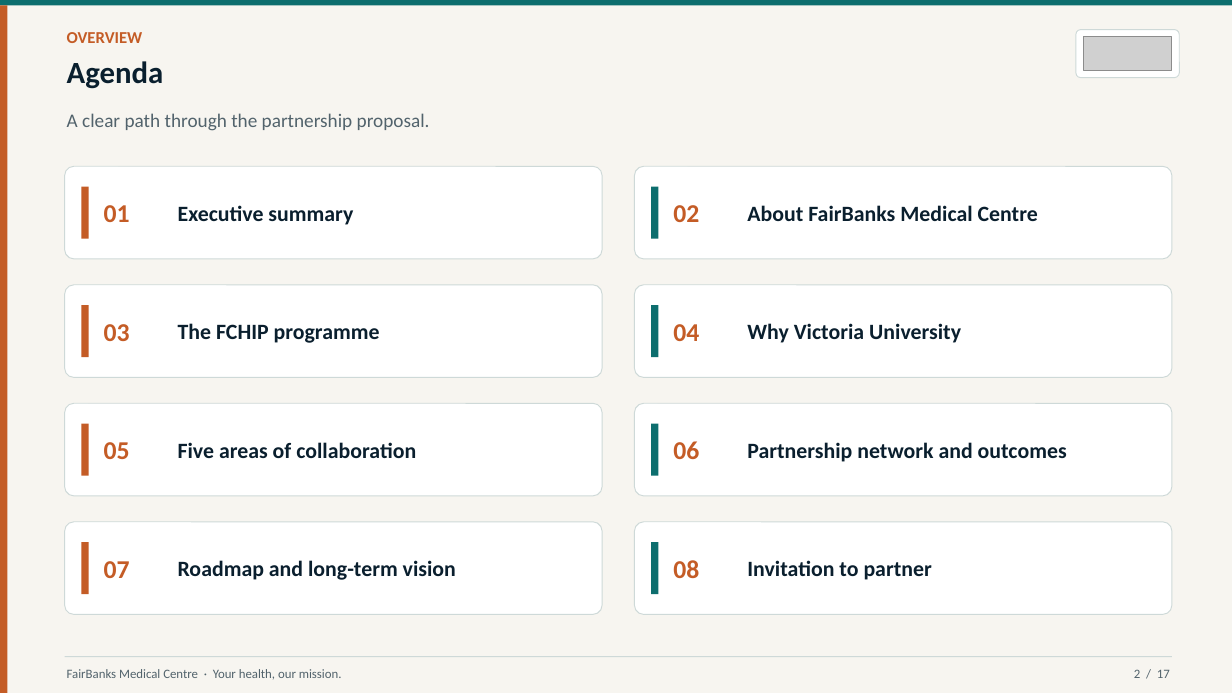
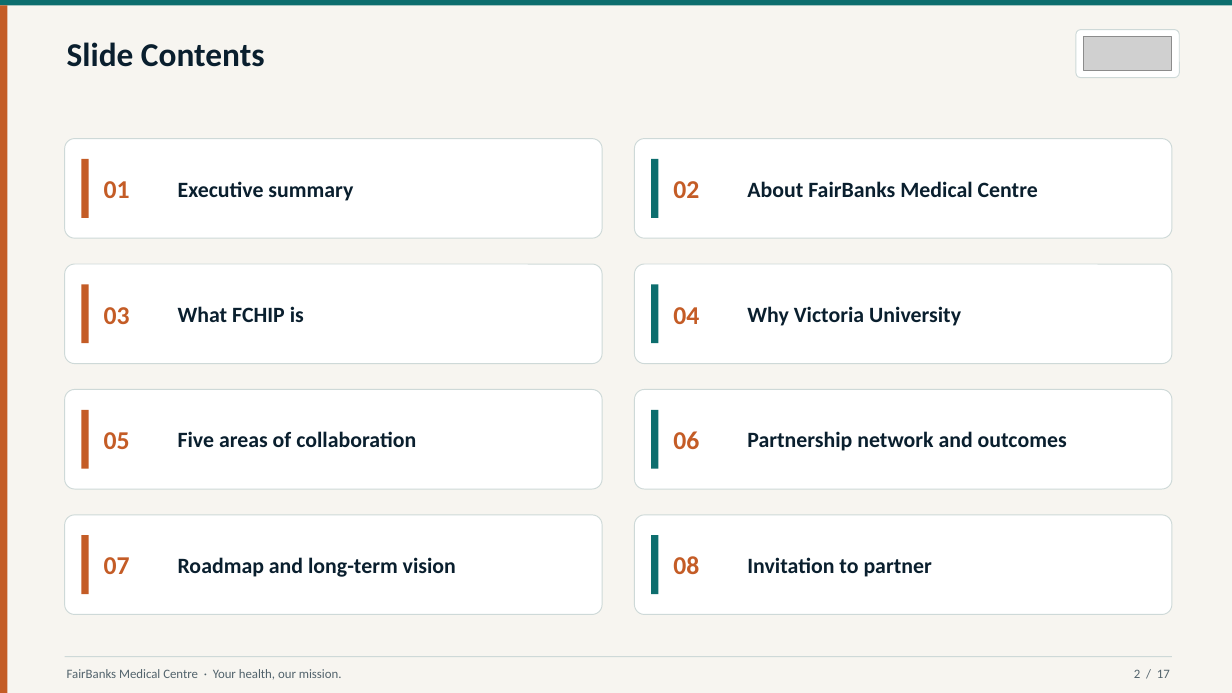
Before and after one commit to WASSWA2624/fairbanks, a slide deck: slide 2 of victoria/documents/victoria_ppt.pptx. Drawn at 1232x693 pixels with LibreOffice and Linux fonts; fonts in the diff are those of the drawing; grey boxes stand for pictures. Boxes give left, top, right and bottom in pixels: in the first picture for what was removed or moved away, otherwise in the second. Text is boxed around its words. In the diff, an @@ line names an element or a change of style, - is before the commit and + after.

Commit message:
Refine Victoria University partnership proposal script and PowerPoint presentation. Enhanced title and subtitle handling based on kicker presence, improved layout for slide contents, and updated text for clarity. Adjusted dimensions and formatting for better visual presentation.

```diff
--- a/victoria/documents/victoria_ppt.pptx
+++ b/victoria/documents/victoria_ppt.pptx
@@ text removed at (67, 32, 143, 43) @@
-OVERVIEW
@@ text added at (67, 42, 265, 67), 26 pt, text #0A1F2E, bold @@
+Slide Contents
@@ text removed at (67, 61, 164, 89) @@
-Agenda
@@ text removed at (67, 113, 430, 131) @@
-A clear path through the partnership proposal.
@@ rounded rectangle: place and size @@
-rounded rectangle at (65, 166, 603, 259)
+rounded rectangle at (65, 139, 603, 238)
@@ rounded rectangle: place and size @@
-rounded rectangle at (635, 166, 1173, 259)
+rounded rectangle at (635, 139, 1173, 238)
@@ rectangle: place and size @@
-rectangle at (81, 187, 89, 238)
+rectangle at (81, 159, 89, 218)
@@ rectangle: place and size @@
-rectangle at (652, 187, 659, 238)
+rectangle at (652, 159, 659, 218)
@@ 4 texts: place and size @@
-4 texts at (104, 205, 1038, 225)
+4 texts at (104, 181, 1038, 201)
@@ rounded rectangle: place and size @@
-rounded rectangle at (65, 285, 603, 377)
+rounded rectangle at (65, 264, 603, 364)
@@ rounded rectangle: place and size @@
-rounded rectangle at (635, 285, 1173, 377)
+rounded rectangle at (635, 264, 1173, 364)
@@ rectangle: place and size @@
-rectangle at (81, 305, 89, 357)
+rectangle at (81, 285, 89, 344)
@@ rectangle: place and size @@
-rectangle at (652, 305, 659, 357)
+rectangle at (652, 285, 659, 344)
@@ 3 texts: place and size @@
-3 texts at (104, 323, 961, 343)
+3 texts at (104, 306, 961, 326)
@@ text at (178, 306, 304, 322): text changed @@
-The FCHIP programme
+What FCHIP is
@@ rounded rectangle: place and size @@
-rounded rectangle at (65, 404, 603, 496)
+rounded rectangle at (65, 389, 603, 489)
@@ rounded rectangle: place and size @@
-rounded rectangle at (635, 404, 1173, 496)
+rounded rectangle at (635, 389, 1173, 489)
@@ rectangle: place and size @@
-rectangle at (81, 423, 89, 475)
+rectangle at (81, 409, 89, 469)
@@ rectangle: place and size @@
-rectangle at (652, 423, 659, 475)
+rectangle at (652, 409, 659, 469)
@@ 4 texts: place and size @@
-4 texts at (104, 441, 1067, 462)
+4 texts at (104, 431, 1067, 451)
@@ rounded rectangle: place and size @@
-rounded rectangle at (65, 522, 603, 615)
+rounded rectangle at (65, 515, 603, 615)
@@ rectangle: place and size @@
-rectangle at (81, 543, 89, 594)
+rectangle at (81, 535, 89, 594)
@@ rounded rectangle: place and size @@
-rounded rectangle at (635, 522, 1173, 615)
+rounded rectangle at (635, 515, 1173, 615)
@@ rectangle: place and size @@
-rectangle at (652, 543, 659, 594)
+rectangle at (652, 535, 659, 594)
@@ text "07": place and size @@
-text "07" at (104, 561, 130, 578)
+text "07" at (104, 557, 130, 574)
@@ text "08": place and size @@
-text "08" at (673, 560, 699, 578)
+text "08" at (673, 556, 699, 574)
```
Also in this commit, not shown: 2 other slides changed, 1 other file.
